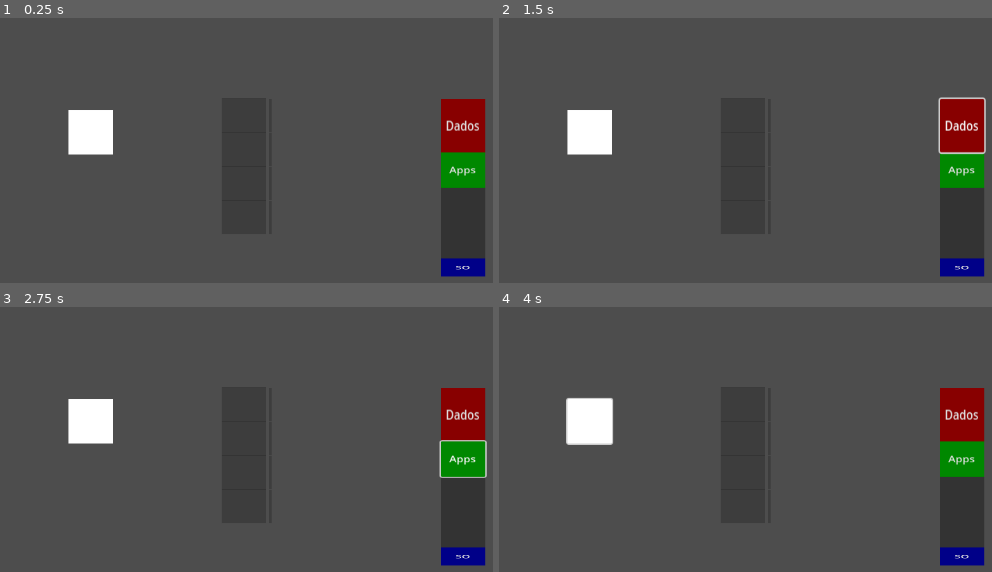
Above: before the commit, frames 1-4 (two rows, left to right).
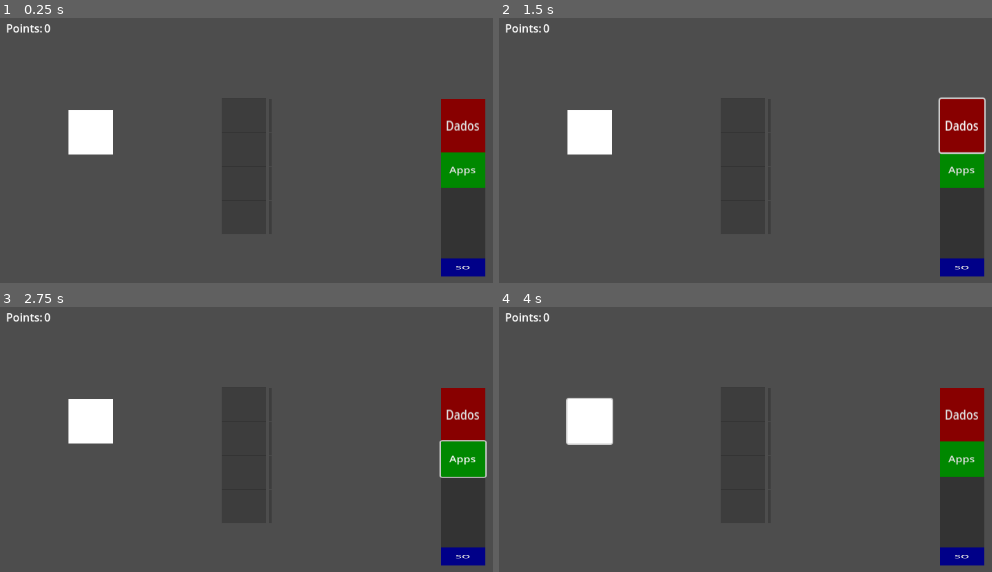
Above: after the commit, the same moments.

Repository: oiminion/GRINDOS
Game: Godot game, scene res://MainComponent/Maps/main_fixo.tscn
Same seed, same stepped clock (60 frames per second), same inputs: the game is played once before the commit and once after it.
Inputs (mouse positions are in pixels of both pictures, inside the frame that each line leads up to):
- Up to frame 1 (0.25 s): no input
- Up to frame 2 (1.5 s): click (587, 131) at 0.52 s; click "Dados" at 1.25 s
- Up to frame 3 (2.75 s): click "Apps" at 2 s
- Up to frame 4 (4 s): click "SO" at 2.75 s; click (587, 420) at 3.52 s

The runs differ from the first frame. In frame 1, 0.2% of the frame differs, in the area x 1-11%, y 2-6%; in frame 2, 0.2%; in frame 3, 0.2%; in frame 4, 0.2%.

Commit message:
Pontuação criada

Diff:
--- a/Auxiliar/process.gd
+++ b/Auxiliar/process.gd
@@ -1,4 +1,6 @@
 extends "res://Auxiliar/module.gd"
+
+signal Process_Completed(value: int)
 
 @export var free: bool = true
 @export var cpu_connected: bool = false
@@ -11,7 +13,8 @@
 @export var progress: int = 0
 @export var conclude: int = 0
 
-@export var blocked = false
+@export var blocked: bool = false
+@export var segmentation_size: int = 0
 
 func Update_Max_Ui() -> void:
 	$Control/patience_bar.max_value = max_patience
@@ -33,7 +36,7 @@
 	self.interruption_probability = randi_range(0,20)
 	self.max_patience = randi_range(75,150)
 	self.patience = max_patience
-	self.conclude = randi_range(50,100)
+	self.conclude = randi_range(segmentation_size/10,segmentation_size)
 	self.progress = 0
 	Update_Max_Ui()
 	$Control/patience_bar.visible = true
@@ -58,6 +61,8 @@
 	self.patience = 0
 	self.progress = 0
 	self.conclude = 0
+	$Control/patience_bar.value = patience
+	$Control/progress_bar.value = progress
 	$Control/patience_bar.visible = false
 	$Control/progress_bar.visible = false
 	free = true
@@ -77,13 +82,14 @@
 func _on_cycle_timer_timeout() -> void:#WIP
 	if data_connected:
 		Unblock()
-	if cpu_connected and not blocked:
+	if cpu_connected and not blocked and not free:
 		Change_Progress_Bar_Color("00ff00")
 		patience = max_patience
 		progress += 1
 		$Control/patience_bar.value = patience
 		$Control/progress_bar.value = progress
 		if progress >= conclude:
+			Process_Completed.emit(((conclude*10)/max_patience))
 			Free_Space()
 			if apps_connected:
 				Alocate_Space()
--- a/Auxiliar/process.tscn
+++ b/Auxiliar/process.tscn
@@ -27,6 +27,7 @@
 progress = 0
 conclude = 0
 blocked = false
+segmentation_size = 0
 
 [node name="Background" parent="." index="1"]
 modulate = Color(0.241156, 0.241156, 0.241156, 1)
--- /dev/null
+++ b/MainComponent/Maps/hud.gd
@@ -0,0 +1,8 @@
+extends Control
+
+func Update_Points() -> void:
+	$number_points.text = str(Global.points)
+
+func _ready() -> void:
+	Update_Points()
+	Global.Points_Changed.connect(Update_Points)
--- /dev/null
+++ b/MainComponent/Maps/hud.tscn
@@ -0,0 +1,28 @@
+[gd_scene load_steps=2 format=3 uid="uid://crarqxjnr6ow2"]
+
+[ext_resource type="Script" uid="uid://c11o8lypisljf" path="res://MainComponent/Maps/hud.gd" id="1_luqqi"]
+
+[node name="HUD" type="Control"]
+layout_mode = 3
+anchors_preset = 15
+anchor_right = 1.0
+anchor_bottom = 1.0
+grow_horizontal = 2
+grow_vertical = 2
+script = ExtResource("1_luqqi")
+
+[node name="points" type="Label" parent="."]
+layout_mode = 0
+offset_left = 26.0
+offset_top = 16.0
+offset_right = 85.0
+offset_bottom = 46.0
+text = "Points:"
+
+[node name="number_points" type="Label" parent="."]
+layout_mode = 0
+offset_left = 81.0
+offset_top = 16.0
+offset_right = 255.0
+offset_bottom = 46.0
+text = "1243"
--- a/MainComponent/Maps/main_fixo.tscn
+++ b/MainComponent/Maps/main_fixo.tscn
@@ -1,10 +1,11 @@
-[gd_scene load_steps=6 format=3 uid="uid://b38ctrmsfy4v0"]
+[gd_scene load_steps=7 format=3 uid="uid://b38ctrmsfy4v0"]
 
 [ext_resource type="Script" uid="uid://d25lx0gcxvmj8" path="res://MainComponent/Maps/main_fixo.gd" id="1_tq33o"]
 [ext_resource type="PackedScene" uid="uid://c2lbf6i01hau7" path="res://MainComponent/CPU/cpu.tscn" id="2_shh87"]
 [ext_resource type="PackedScene" uid="uid://cacsol6mq74a" path="res://Auxiliar/cable.tscn" id="3_j7qlf"]
 [ext_resource type="PackedScene" uid="uid://dnnx2xs4dw1pe" path="res://MainComponent/RAM/ram_fixo.tscn" id="4_k8hw7"]
 [ext_resource type="PackedScene" uid="uid://cd1wjm1wl8j24" path="res://MainComponent/disk/disk.tscn" id="5_owi73"]
+[ext_resource type="PackedScene" uid="uid://crarqxjnr6ow2" path="res://MainComponent/Maps/hud.tscn" id="6_shh87"]
 
 [node name="Main" type="Node2D"]
 script = ExtResource("1_tq33o")
@@ -24,6 +25,8 @@
 [node name="Disk" parent="." instance=ExtResource("5_owi73")]
 position = Vector2(653, 130)
 
+[node name="HUD" parent="." instance=ExtResource("6_shh87")]
+
 [connection signal="button_pressed" from="CPU" to="." method="_on_cpu_button_pressed"]
 [connection signal="Module_Selected" from="RAM_fixo" to="." method="_on_ram_fixo_module_selected"]
 [connection signal="Apss_Selected" from="Disk" to="." method="_on_disk_apss_selected"]
--- a/MainComponent/RAM/ram.gd
+++ b/MainComponent/RAM/ram.gd
@@ -1,6 +1,6 @@
 extends Node2D
 
-@export var max_capacity: float = 20
+@export var max_capacity: float = 200
 @export var segmentation: String
 
 func Add_Capacity(value: float) -> void:
--- a/MainComponent/RAM/ram_fixo.gd
+++ b/MainComponent/RAM/ram_fixo.gd
@@ -1,6 +1,6 @@
 extends "res://MainComponent/RAM/ram.gd"
 
-@export var segmentation_size: float = 5
+@export var segmentation_size: float = 50
 @export var segmentation_quantity: int = max_capacity / segmentation_size
 
 signal Module_Selected(module: Module)
@@ -11,6 +11,18 @@
 var processes: Array
 
 var process_scene: PackedScene = preload("res://Auxiliar/process.tscn")
+
+func Free_Count() -> int:
+	var result: int = 0
+	for child in get_children():
+		if child is Module:
+			if not child.free:
+				result += 1
+	return result
+
+func Process_Completed(value: int) -> void:
+	print(Free_Count())
+	Global.points += (value + 1) * Free_Count()
 
 func Calculate_Module_Size() -> float:
 	return $memory_space.scale.y / max_capacity * segmentation_size
@@ -34,9 +46,11 @@
 	for i in segmentation_quantity:
 		var instance = process_scene.instantiate()
 		add_child(instance)
+		instance.segmentation_size = segmentation_size
 		self.Clear_CPU_Connected.connect(instance.Clear_CPU_Connected)
 		self.Clear_Data_Connected.connect(instance.Clear_Data_Connected)
 		self.Clear_Apps_Connected.connect(instance.Clear_Apps_Connected)
+		instance.Process_Completed.connect(Process_Completed)
 		instance.scale.y = Calculate_Module_Size()
 		instance.position.x = 32
 		if i == 0:
--- a/MainComponent/RAM/ram_fixo.tscn
+++ b/MainComponent/RAM/ram_fixo.tscn
@@ -5,5 +5,5 @@
 
 [node name="RAM_fixo" instance=ExtResource("1_3oakt")]
 script = ExtResource("2_0vous")
-segmentation_size = 5.0
+segmentation_size = 50.0
 segmentation_quantity = null
--- a/MainComponent/global.gd
+++ b/MainComponent/global.gd
@@ -1 +1,10 @@
 extends Node
+
+signal Points_Changed
+
+var points: int = 0:
+	get:
+		return points
+	set(value):
+		points = value
+		Points_Changed.emit()
Not shown, added: MainComponent/Maps/hud.gd.uid
